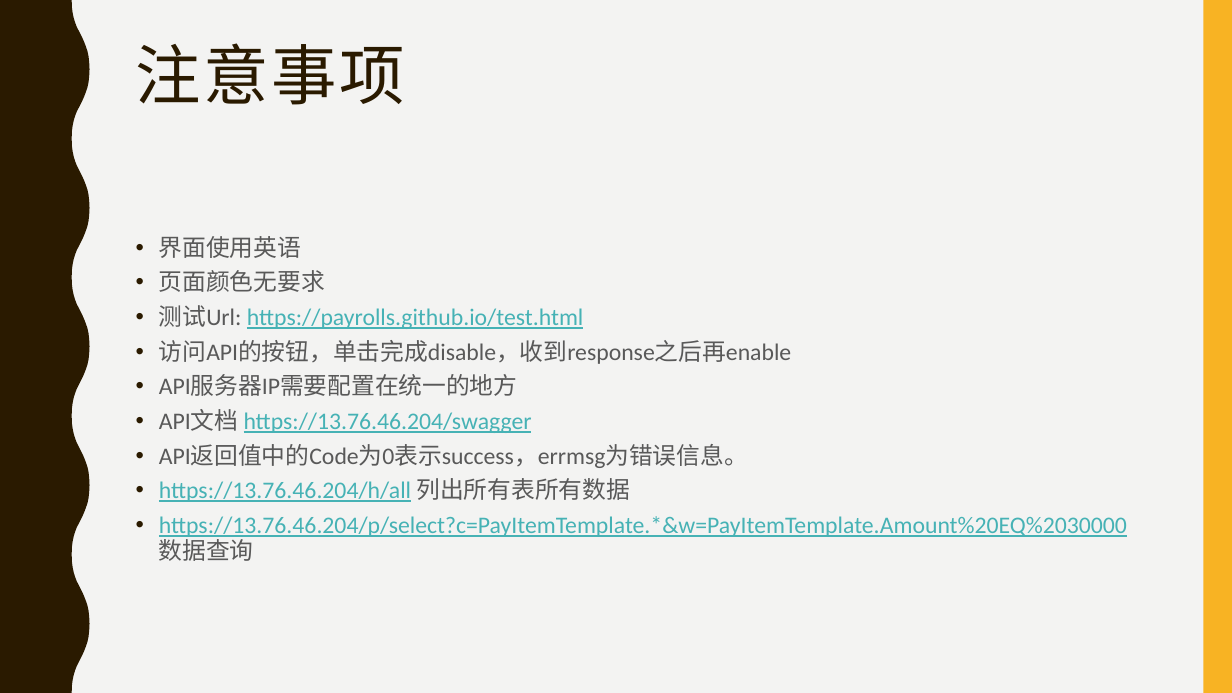
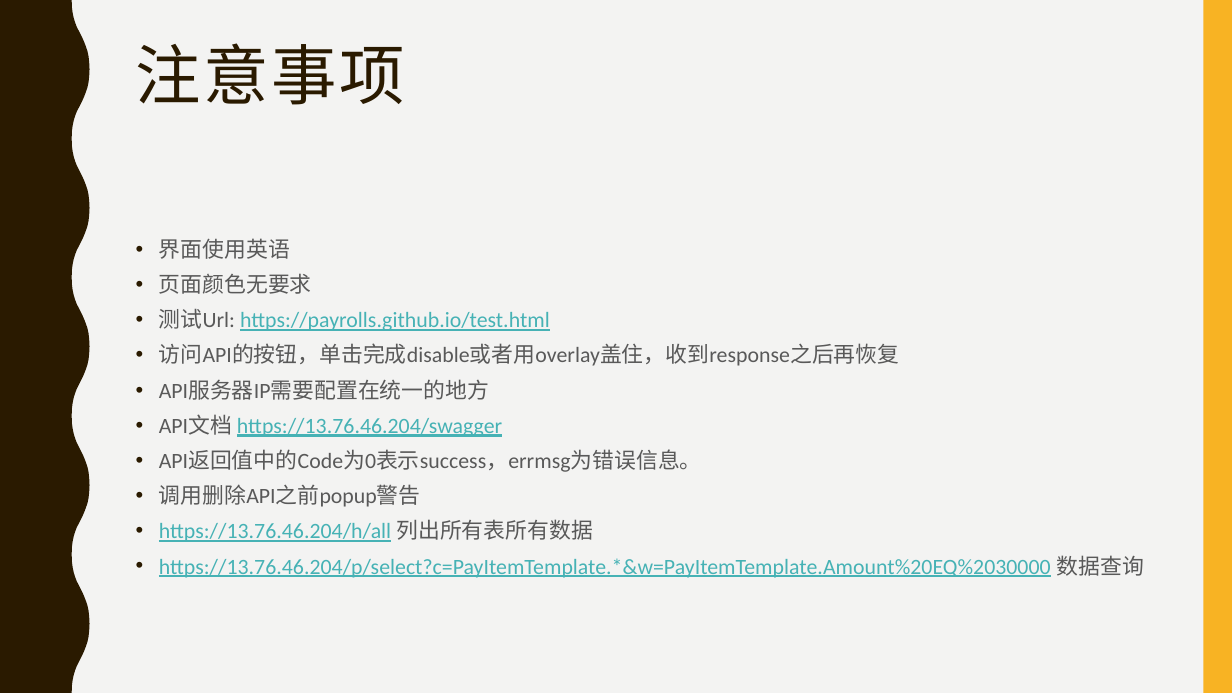
Before and after one commit to payrolls/payrolls.github.io, a slide deck: slide 2 of doc/Payroll Web UI.pptx. Drawn at 1232x693 pixels with LibreOffice and Linux fonts; fonts in the diff are those of the drawing. Boxes give left, top, right and bottom in pixels: in the first picture for what was removed or moved away, otherwise in the second. Text is boxed around its words. In the diff, an @@ line names an element or a change of style, - is before the commit and + after.

```diff
--- a/doc/Payroll Web UI.pptx
+++ b/doc/Payroll Web UI.pptx
@@ text at [159,238,1143,578]: size 18.5 to 17 pt in "界面使用英语", "页面颜色无要求", "测试Url: https://payrolls.github.io/test.html", "API服务器IP需要配置在统一的地方" and 4 more places; line spacing 0.9 to 1 @@
@@ text at [159,343,900,366]: text changed; size 18.5 to 17 pt @@
-• 访问API的按钮，单击完成disable，收到response之后再enable
+• 访问API的按钮，单击完成disable或者用overlay盖住，收到response之后再恢复
@@ text at [159,484,421,507]: paragraph added @@
+• 调用删除API之前popup警告
```
Also in this commit, not shown: 4 other slides changed, 1 other file.
